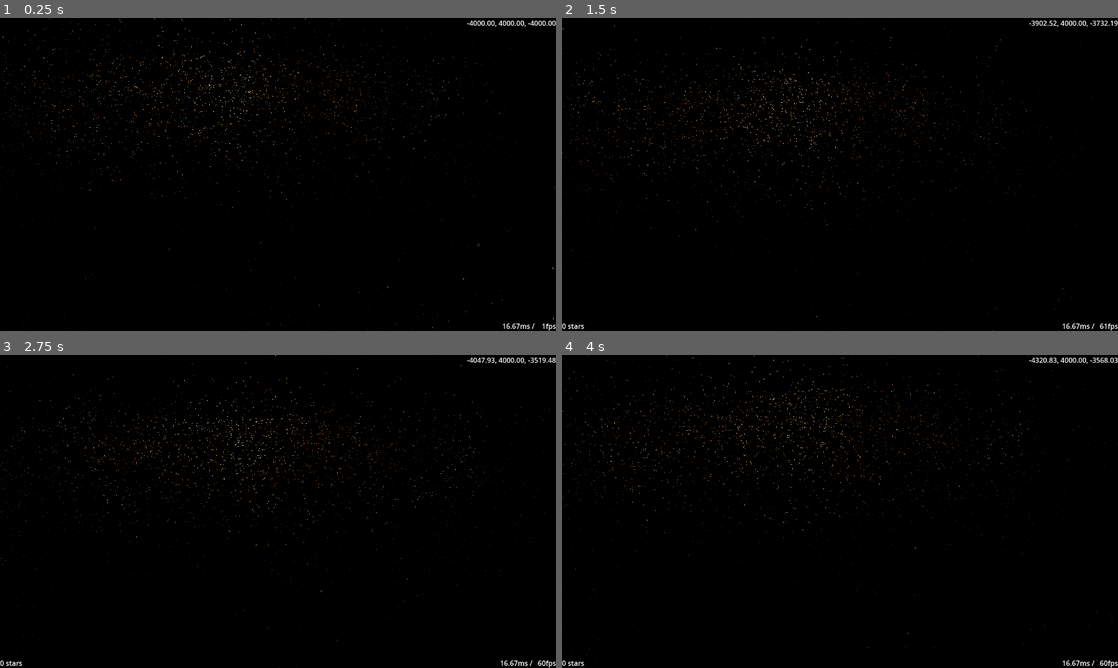
Above: before the commit, frames 1-4 (two rows, left to right).
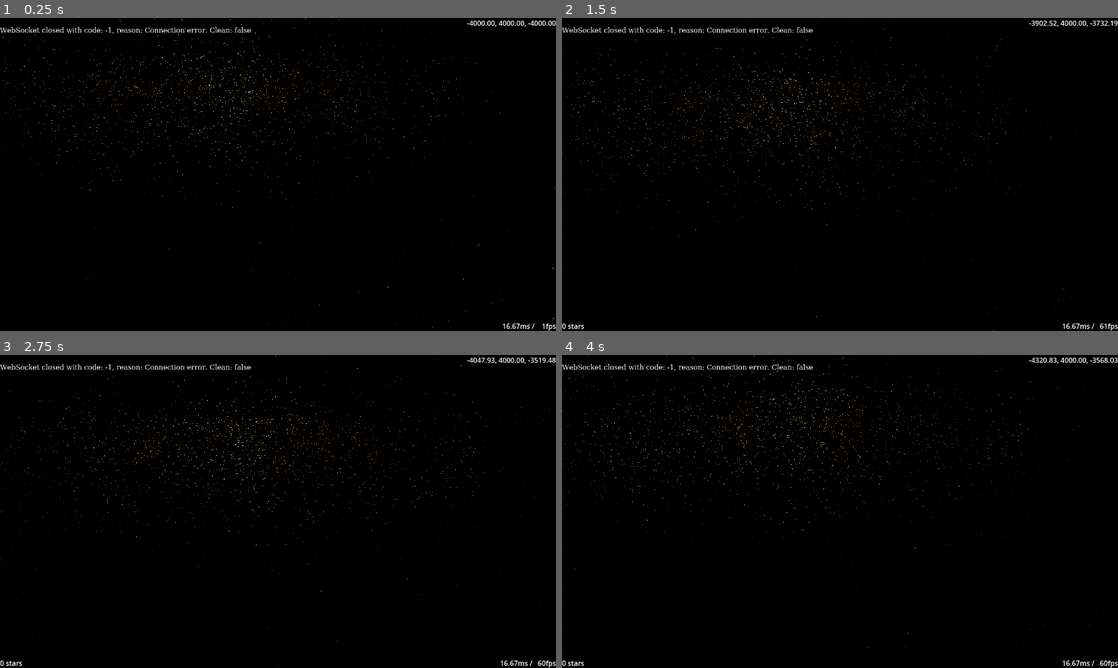
Above: after the commit, the same moments.

Repository: HansAcker/eddn-godot
Game: Godot game, scene res://Main.tscn
Two runs of this game, one before a commit and one after it. Both use one fixed random seed, a clock stepped at 60 frames per second and the inputs below.
Inputs:
- Up to frame 1 (0.25 s): no input
- Up to frame 2 (1.5 s): tap Enter (toggle_fullscreen) at 0.5 s; hold Delete (clear) 0.53-1.28 s; hold W (move_forward) from 0.53 s (still down); tap C (look_down) at 1.35 s
- Up to frame 3 (2.75 s): release W (move_forward) at 2.03 s; hold A (move_left) from 2.03 s (still down); tap Q (look_left) at 2.1 s
- Up to frame 4 (4 s): tap E (look_right) at 2.85 s; release A (move_left) at 3.53 s; hold S (move_back) from 3.53 s (still down); tap Z (look_up) at 3.6 s

The runs differ from the first frame. In frame 1, 0.4% of the frame differs, in the area x 0-46%, y 2-6%; in frame 2, 0.4%; in frame 3, 0.4%; in frame 4, 0.4%.

Commit message:
added jumps per minute

Diff:
--- a/UI/UI_EDDNEvent.gd
+++ b/UI/UI_EDDNEvent.gd
@@ -16,7 +16,7 @@
 	type_label.text = event_type
 	system_label.text = star_system.name
 	position_label.text = "x: %10.3fly y: %10.3fly z: %10.3fly" % [-star_system.position.x, star_system.position.y, star_system.position.z] if star_system.position != StarSystemRecord.POS_INVALID else ""
-	ts_label.text = "%s (%ss ago), %.1f jpm" % [message.timestamp, age, (jumps as float) / (Time.get_ticks_msec() as float) * 1000.0 * 60.0]
+	ts_label.text = "%s (%ss ago), %.1f jumps per minute" % [message.timestamp, age, (jumps as float) / (Time.get_ticks_msec() as float) * 1000.0 * 60.0]
 
 
 func _on_json_web_socket_receiver_disconnected(code: int, reason: String) -> void:
